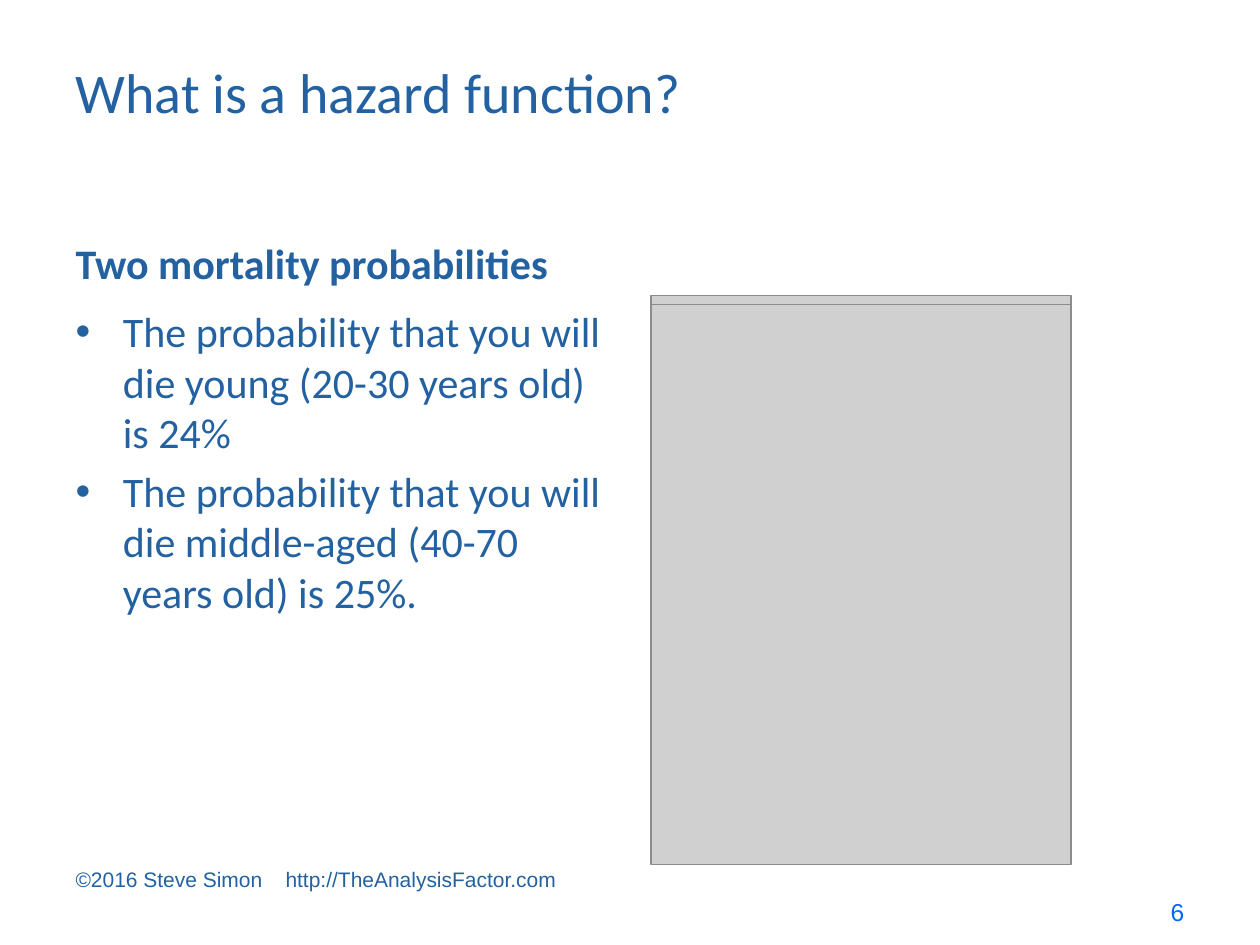
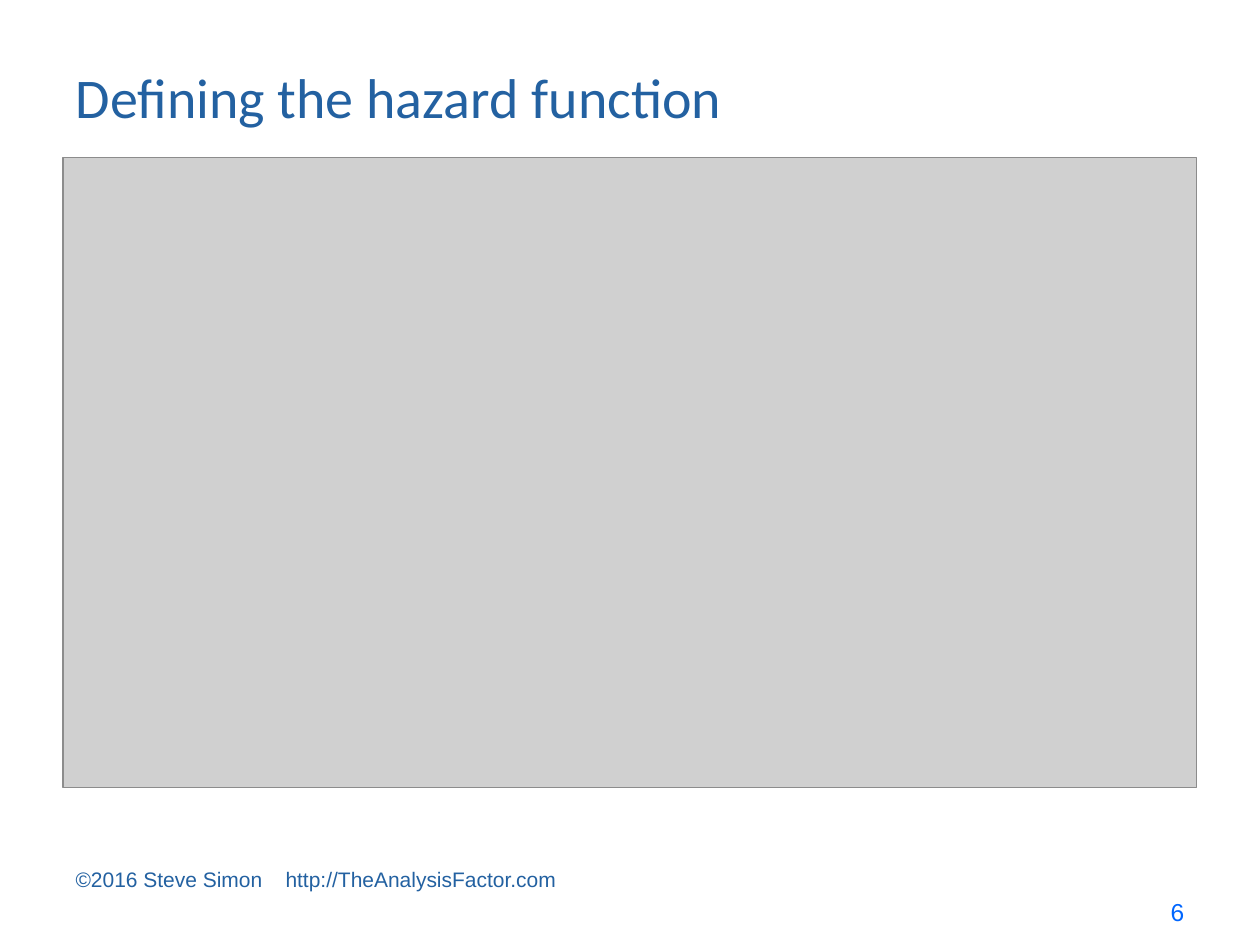
Before and after one commit to pmean/survival-models, a slide deck: slide 6 of bin/survival lecture 2.pptx. Drawn at 1260x945 pixels with LibreOffice and Linux fonts; fonts in the diff are those of the drawing; grey boxes stand for pictures. Boxes give left, top, right and bottom in pixels: in the first picture for what was removed or moved away, otherwise in the second. Text is boxed around its words. In the diff, an @@ line names an element or a change of style, - is before the commit and + after.

```diff
--- a/bin/survival lecture 2.pptx
+++ b/bin/survival lecture 2.pptx
@@ title "Defining the hazard function" at bbox=[76, 79, 722, 128]: vertical alignment middle to bottom @@
@@ title at bbox=[76, 79, 722, 128]: text changed @@
-What is a hazard function?
+Defining the hazard function
@@ picture added at bbox=[63, 158, 1197, 788] @@
@@ text removed at bbox=[76, 249, 548, 286] @@
-Two mortality probabilities
@@ picture removed at bbox=[651, 296, 1071, 856] @@
@@ text removed at bbox=[123, 318, 600, 615] @@
-• The probability that you will die young (20-30 years old) is 24%
-• The probability that you will die middle-aged (40-70 years old) is 25%.
@@ picture removed at bbox=[651, 305, 1071, 866] @@
```
Also in this commit, not shown: 16 other slides changed, 17 slides added, 11 slides removed, 5 other files.
